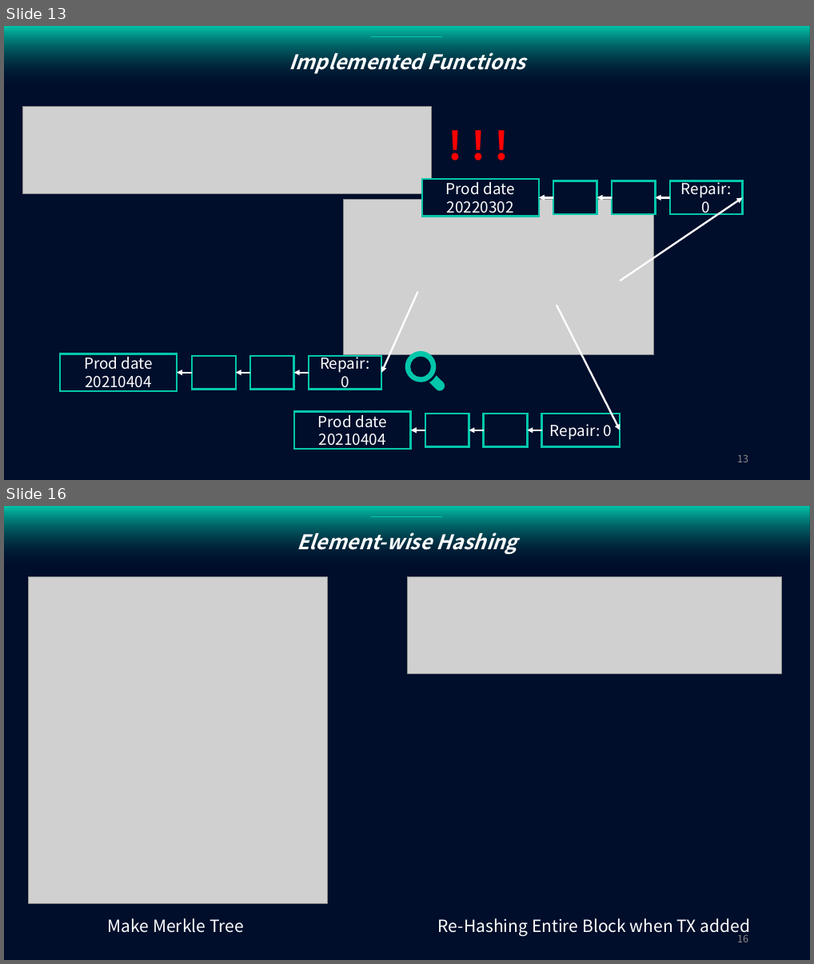
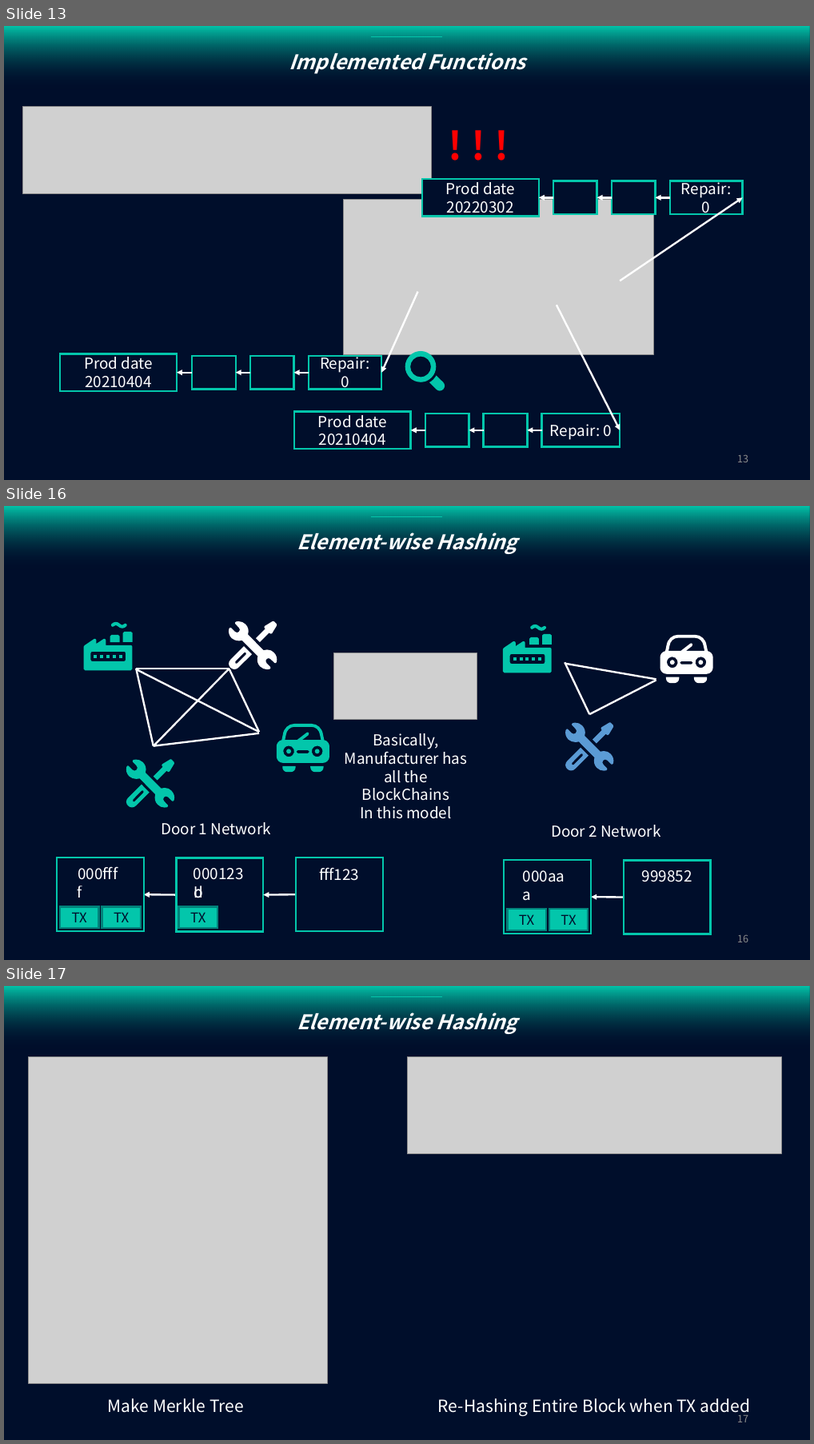
Before and after one commit to purachina/etri, a slide deck: Advanced Buisness Communicating Design/구현 - 복사본.pptx. Shown one above the other, each under a label of ours: slides 13 and 16 before the commit, slides 13, 16 and 17 after it; the slides between them are not shown. The pictures are 814x964 and 814x1444 pixels, drawn with LibreOffice and Linux fonts; fonts in the diff are those of the drawing; grey boxes stand for pictures. Boxes give left, top, right and bottom in pixels: in the first picture for what was removed or moved away, otherwise in the second. Text is boxed around its words. In the diff, an @@ line names an element or a change of style, - is before the commit and + after.

```diff
--- a/Advanced Buisness Communicating Design/구현 - 복사본.pptx
+++ b/Advanced Buisness Communicating Design/구현 - 복사본.pptx
@@ slide 16 added at [4,506,810,960], background #000E2B @@
@@ line added from (371, 517) to (442, 517), #03C6AB 1 pt @@
@@ text added at [297,532,518,555], 24 pt, text #FFFFFF, bold, italic @@
+Element-wise Hashing
@@ freeform shape added at [229,621,278,669], fill #FFFFFF @@
@@ freeform shape added at [256,621,278,642], fill #FFFFFF @@
@@ group added at [84,622,133,670]: 9 freeform shapes @@
@@ freeform shape added at [229,646,252,669], fill #FFFFFF @@
@@ group added at [503,624,552,672]: 9 freeform shapes @@
@@ line added from (137, 668) to (228, 668), #FFFFFF 2.25 pt @@
@@ line added from (137, 669) to (259, 732), #FFFFFF 2.25 pt @@
@@ line added from (137, 668) to (154, 746), #FFFFFF 2.25 pt @@
@@ line added from (154, 746) to (230, 668), #FFFFFF 2.25 pt @@
@@ line added from (259, 732) to (230, 669), #FFFFFF 2.25 pt @@
@@ picture added at [334,653,478,719] @@
@@ line added from (590, 714) to (566, 662), #FFFFFF 2.25 pt @@
@@ line added from (657, 679) to (566, 664), #FFFFFF 2.25 pt @@
@@ line added from (657, 680) to (590, 714), #FFFFFF 2.25 pt @@
@@ group added at [660,635,714,684]: 5 freeform shapes @@
@@ line added from (154, 745) to (259, 733), #FFFFFF 2.25 pt @@
@@ text added at [345,733,467,819], 18 pt, text #FFFFFF @@
+Basically,
+Manufacturer has
+all the BlockChains
+In this model
@@ freeform shape added at [566,723,615,770], fill #5B9BD5 @@
@@ freeform shape added at [594,723,614,744], fill #5B9BD5 @@
@@ freeform shape added at [126,760,175,808], fill #03C6AB @@
@@ freeform shape added at [154,759,174,780], fill #03C6AB @@
@@ group added at [277,724,330,772]: 5 freeform shapes @@
@@ freeform shape added at [566,748,589,770], fill #5B9BD5 @@
@@ freeform shape added at [126,784,149,808], fill #03C6AB @@
@@ group added at [504,824,711,933]: 5 rectangles, 2 texts, 1 arrow @@
+TX
+TX
+000aaa
+Door 2 Network
+999852
@@ group added at [57,822,383,932]: 7 rectangles, 7 texts, 2 arrows @@
+TX
+987654
+TX
+abcdef
+000fff
+Door 1 Network
+aaabbb
+TX
+cccddd
+000123
+fff123
@@ page number added at [738,934,749,942], 12 pt, text #8C8C8C @@
+16
@@ what was slide 16 is now slide 17 @@
@@ page number at [738,1412,749,1422]: text changed @@
-16
+17
```
Also in this commit, not shown: 1 slide changed, 2 other slides added, 2 slides removed, 5 other files.
